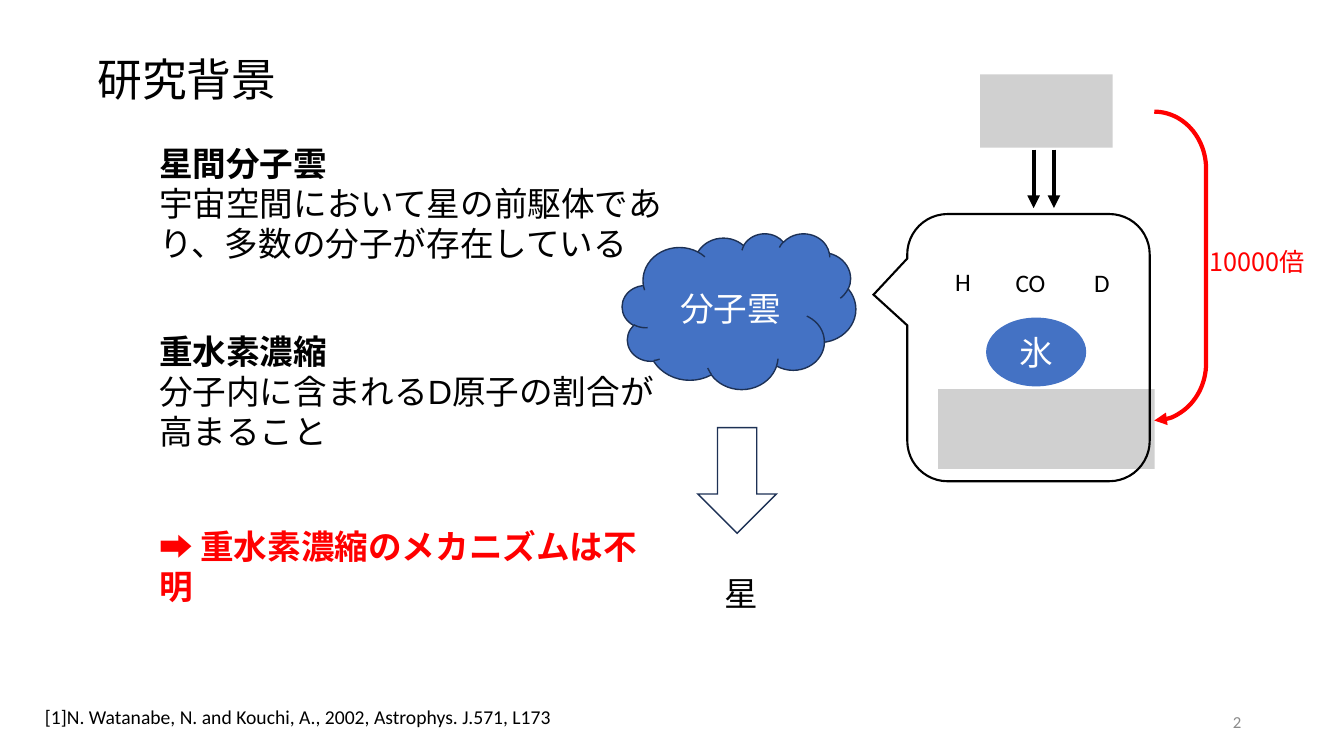
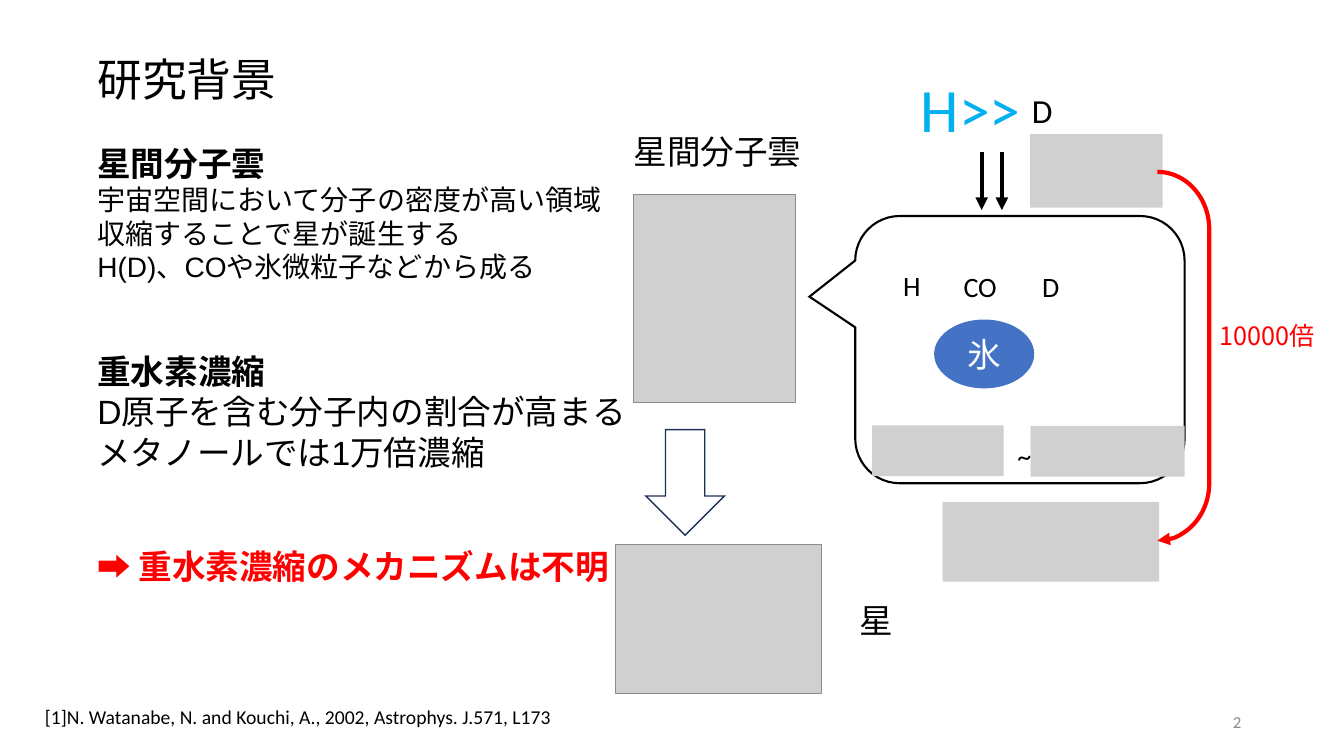
Before and after one commit to tabiseal/Qpcdata, a slide deck: slide 2 of 20231018.pptx. Drawn at 1344x756 pixels with LibreOffice and Linux fonts; fonts in the diff are those of the drawing; grey boxes stand for pictures. Boxes give left, top, right and bottom in pixels: in the first picture for what was removed or moved away, otherwise in the second. Text is boxed around its words. In the diff, an @@ line names an element or a change of style, - is before the commit and + after.

```diff
--- a/20231018.pptx
+++ b/20231018.pptx
@@ picture removed at bbox=[980, 75, 1113, 148] @@
@@ text added at bbox=[921, 92, 1021, 132], 44 pt, text #00B0F0 @@
+H>>
@@ text added at bbox=[1032, 101, 1053, 123], 24 pt, text #000000 @@
+D
@@ text "星間分子雲": place and size @@
-text "星間分子雲" at bbox=[159, 148, 662, 602]
+text "星間分子雲" at bbox=[97, 148, 625, 582]
@@ text added at bbox=[633, 136, 801, 167], 24 pt, text #000000 @@
+星間分子雲
@@ picture added at bbox=[1030, 134, 1164, 208] @@
@@ arrow moved from (1033, 150) - (1033, 208) to (982, 152) - (982, 210) @@
@@ arrow moved from (1055, 150) - (1055, 208) to (1002, 152) - (1002, 210) @@
@@ right bracket: place and size @@
-right bracket at bbox=[1154, 112, 1206, 420]
+right bracket at bbox=[1157, 172, 1209, 541]
@@ text at bbox=[97, 186, 601, 283]: text changed; size 24 to 20 pt @@
-宇宙空間において星の前駆体であり、多数の分子が存在している
+宇宙空間において分子の密度が高い領域
+収縮することで星が誕生する
+H(D)、COや氷微粒子などから成る
@@ picture added at bbox=[633, 195, 796, 402] @@
@@ cloud removed at bbox=[622, 233, 856, 389] @@
-分子雲
@@ rounded speech box: place and size @@
-rounded speech box at bbox=[907, 215, 1150, 482]
+rounded speech box at bbox=[855, 216, 1185, 483]
@@ text "H": place and size @@
-text "H" at bbox=[955, 274, 971, 291]
+text "H" at bbox=[903, 278, 920, 296]
@@ size 18 to 20 pt in 3 elements at bbox=[903, 278, 920, 296], bbox=[1042, 279, 1059, 297], bbox=[964, 279, 997, 298] @@
@@ text "CO": place and size @@
-text "CO" at bbox=[1016, 275, 1046, 292]
+text "CO" at bbox=[964, 279, 997, 298]
@@ text "D": place and size @@
-text "D" at bbox=[1094, 275, 1109, 292]
+text "D" at bbox=[1042, 279, 1059, 297]
@@ ellipse "氷": place and size @@
-ellipse "氷" at bbox=[987, 319, 1086, 386]
+ellipse "氷" at bbox=[935, 321, 1033, 388]
@@ text "10000倍": place and size @@
-text "10000倍" at bbox=[1209, 249, 1304, 273]
+text "10000倍" at bbox=[1219, 323, 1314, 347]
@@ picture removed at bbox=[939, 389, 1155, 469] @@
@@ text at bbox=[97, 397, 625, 468]: text changed @@
-分子内に含まれるD原子の割合が高まること
+D原子を含む分子内の割合が高まる
+メタノールでは1万倍濃縮
@@ down arrow: place and size @@
-down arrow at bbox=[698, 427, 776, 533]
+down arrow at bbox=[646, 430, 725, 535]
@@ picture added at bbox=[872, 425, 1003, 476] @@
@@ text added at bbox=[1008, 435, 1043, 479], 20 pt, text #000000 @@
+~
@@ picture added at bbox=[1030, 426, 1185, 477] @@
@@ picture added at bbox=[943, 502, 1159, 582] @@
@@ picture added at bbox=[616, 544, 822, 694] @@
@@ text "星": place and size @@
-text "星" at bbox=[724, 579, 758, 608]
+text "星" at bbox=[860, 606, 894, 635]
```
Also in this commit, not shown: 2 other slides changed, 2 slides removed.
